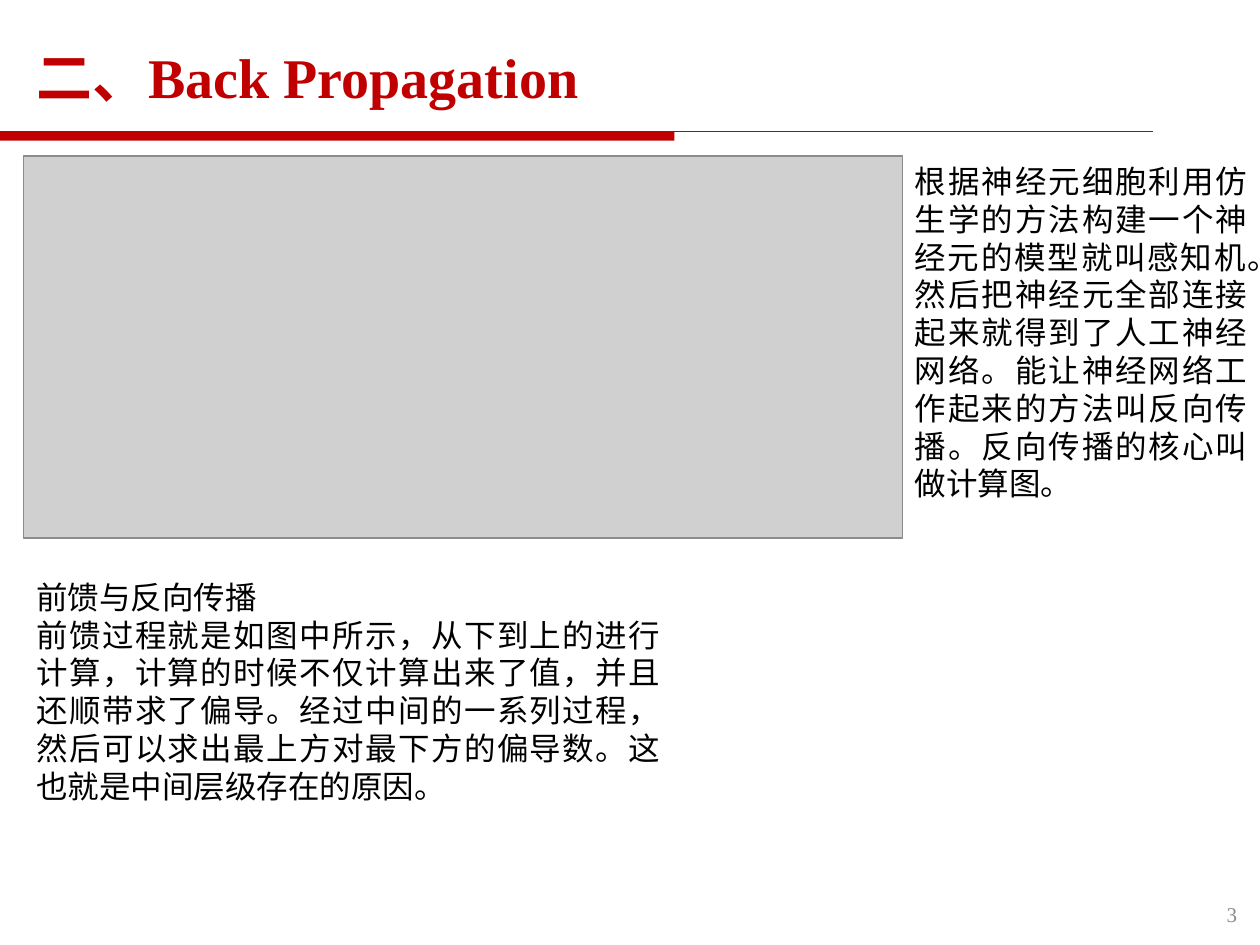
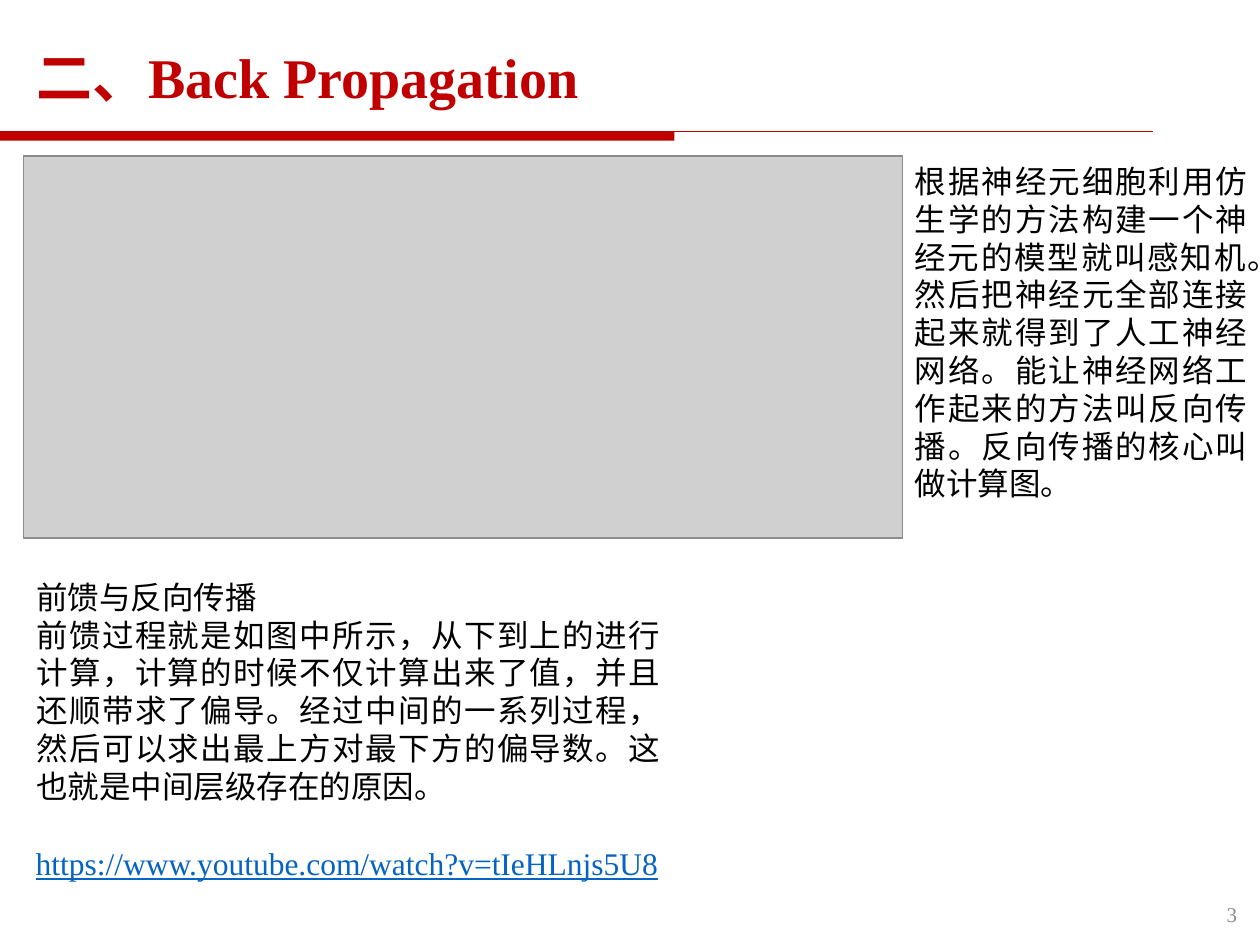
Before and after one commit to yqyang733/ML, a slide deck: slide 3 of ML_Learning_PPT/ML.pptx. Drawn at 1260x945 pixels with LibreOffice and Linux fonts; fonts in the diff are those of the drawing; grey boxes stand for pictures; background and template pictures are left out. Boxes give left, top, right and bottom in pixels: in the first picture for what was removed or moved away, otherwise in the second. Text is boxed around its words. In the diff, an @@ line names an element or a change of style, - is before the commit and + after.

```diff
--- a/ML_Learning_PPT/ML.pptx
+++ b/ML_Learning_PPT/ML.pptx
@@ text added at <box>36,853,658,881</box>, 18 pt, text #0563C1, underline @@
+https://www.youtube.com/watch?v=tIeHLnjs5U8
```
Also in this commit, not shown: 1 other slide changed, 2 slides added, 20 other files.
